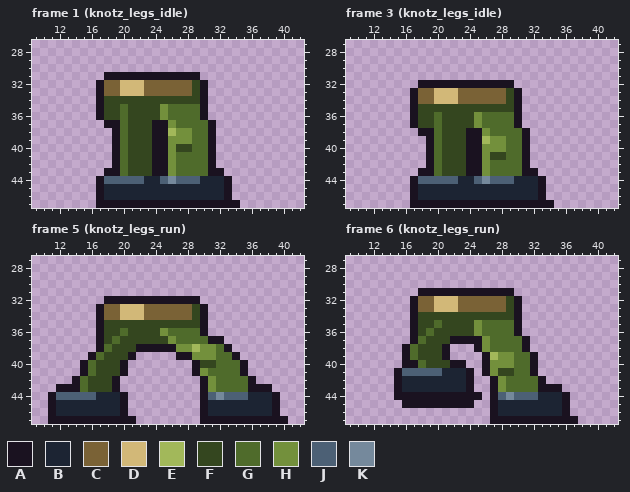
Two states of a pixel-art file, game/art-src/player/knotz_legs.aseprite. The first picture shows the starting point.
48x48 pixels, 27 frames. Shown: frame 1 (knotz_legs_idle): x 9..42, y 27..47; frame 3 (knotz_legs_idle): x 9..42, y 27..47; frame 5 (knotz_legs_run): x 9..42, y 27..47; frame 6 (knotz_legs_run): x 9..42, y 27..47. The commit also changed other frames, which this record leaves out.
Palette (. is transparent): A #1a1220  B #1c2433  C #7a6236  D #d2b878  E #a2b85a  F #34461f  G #4f6b2b  H #73903c  J #4c6075  K #75899c
Pixels before, frame 1 (knotz_legs_idle), first column x 17:
31 .AAAAAAAAAAAA.....
32 ACCDDDCCCCCCFA....
33 ACCDDDCCCCCCFA....
34 AFFFFFFFFFFFFA....
35 AFFGFFFFHGGGGA....
36 AFFGFFFFHGGGGA....
37 .AAGFFFAAHGGGGA...
38 ..AGFFFAAEHHGGA...
39 ..AGFFFAAHHHGGA...
40 ..AGFFFAAHFFGGA...
41 ..AGFFFAAHGGGGA...
42 ..AGFFFAAHGGGGA...
43 .AAGFFFAAHGGGGAA..
44 AJJJJJBBJKJJJBBBA.
45 ABBBBBBBBBBBBBBBA.
46 ABBBBBBBBBBBBBBBA.
47 AAAAAAAAAAAAAAAAAA
Pixels before, frame 3 (knotz_legs_idle), first column x 17:
32 .AAAAAAAAAAAA.....
33 ACCDDDCCCCCCFA....
34 ACCDDDCCCCCCFA....
35 AFFFFFFFFFFFFA....
36 AFFGFFFFHGGGGA....
37 AFFGFFFFHGGGGA....
38 .AAGFFFAAHGGGGA...
39 ..AGFFFAAEHHGGA...
40 ..AGFFFAAHHHGGA...
41 ..AGFFFAAHFFGGA...
42 ..AGFFFAAHGGGGA...
43 .AAGFFFAAHGGGGAA..
44 AJJJJJBBJKJJJBBBA.
45 ABBBBBBBBBBBBBBBA.
46 ABBBBBBBBBBBBBBBA.
47 AAAAAAAAAAAAAAAAAA
Pixels before, frame 5 (knotz_legs_run), first column x 11:
32 .......AAAAAAAAAAAA...........
33 ......ACCDDDCCCCCCFA..........
34 ......ACCDDDCCCCCCFA..........
35 ......AFFFFFFFFFFFFA..........
36 ......AFFGFFFFHGGGGA..........
37 ......AFGFFFFFFHGGGGAA........
38 ......AGFFFAAAAAHHEHHGA.......
39 .....AGFFFA.....AAHHHGGA......
40 ....AGFFFA........AFFGGGA.....
41 ....AGFFFA........AHGGGGA.....
42 ...AGFFFA..........AHGGGGA....
43 .AAAGFFFA..........AHGGGGAAA..
44 AJJJJJBBBA.........AJKJJJBBBA.
45 ABBBBBBBBA.........ABBBBBBBBA.
46 ABBBBBBBBA.........ABBBBBBBBA.
47 AAAAAAAAAAA........AAAAAAAAAAA
Pixels before, frame 6 (knotz_legs_run), first column x 15:
31 ...AAAAAAAAAAAA........
32 ..ACCDDDCCCCCCFA.......
33 ..ACCDDDCCCCCCFA.......
34 ..AFFFFFFFFFFFFA.......
35 ..AFFGFFFFHGGGGA.......
36 ..AFGFFFFFHGGGGA.......
37 ..AGFFFAAAAHGGGGA......
38 .AGFFFA...AHGGGGA......
39 .AGFFFA....AEHHGGA.....
40 .AAGFFFAA..AHHHGGA.....
41 AJJJJJBBBA.AHFFGGA.....
42 ABBBBBBBBA..AHGGGGA....
43 ABBBBBBBBA..AHGGGGAAA..
44 AAAAAAAAAAA.AJKJJJBBBA.
45 .AAAAAAAAA..ABBBBBBBBA.
46 ............ABBBBBBBBA.
47 ............AAAAAAAAAAA
The result:
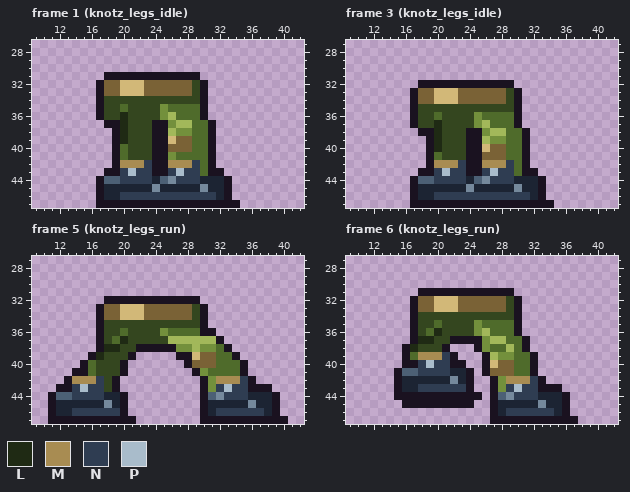
Colours new in this view: L #1f2a14  M #a88c52  N #2f3d52  P #a9bccb
Changes in this commit:
Changed rows in their new state; - is an unchanged pixel.
Frame 1 (knotz_legs_idle):
first column x 20:
36 L-----E-----
37 L------EE---
38 L-----------
39 L-----DCC---
40 ------CCC---
42 MMMN--MMMN--
43 NPNN--NPNN--
44 NNNN---NNN--
45 ----K-----K-
46 NNNNNNNNNNNN
Frame 3 (knotz_legs_idle):
first column x 20:
37 L-----E-----
38 L------EE---
39 L-----------
40 L-----DCC---
41 ------CCC---
42 MMMN--MMMN--
43 NPNN--NPNN--
44 NNNN---NNN--
45 ----K-----K-
46 NNNNNNNNNNNN
Frame 5 (knotz_legs_run):
first column x 13:
36 ------------------A------
37 -------L-----EEEEEE------
38 -----LL------------------
39 ----L-----------DCC------
40 ---------------ACCC------
41 -A-----------------------
42 AMMMN--------------MMMN--
43 -NPNN--------------NPNN--
44 -NNNN---------------NNN--
45 -----K-----------------K-
46 -NNNNNN------------NNNNNN
Frame 6 (knotz_legs_run):
first column x 17:
36 ---L-----E--------
37 -LL-------EE------
38 L-----------E-----
39 -MMMNA------------
40 -NPNN-----DCC-----
41 -NNNN-----CCC-----
42 -----K------MMMN--
43 -NNNNNN-----NPNN--
44 -------------NNN--
45 ----------------K-
46 ------------NNNNNN
Boxes around the changes in both pictures, in picture pixels (x1, y1, x2, y2):
changed: (120, 112, 216, 200)
changed: (434, 120, 530, 200)
changed: (168, 328, 264, 416)
changed: (64, 336, 128, 416)
changed: (410, 328, 554, 416)
